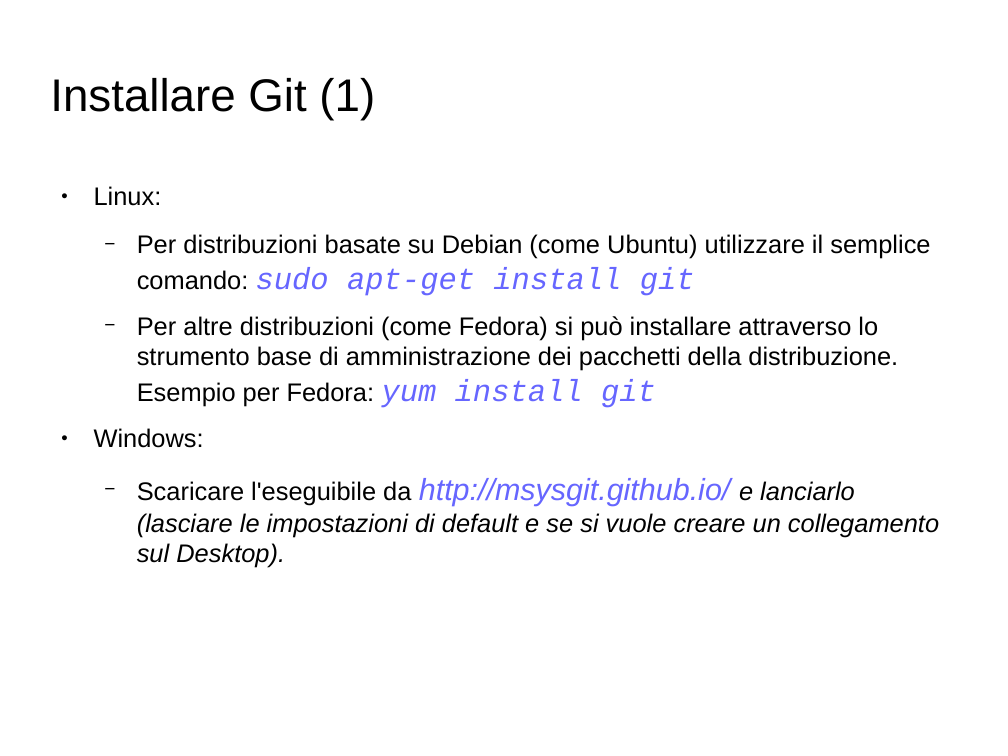
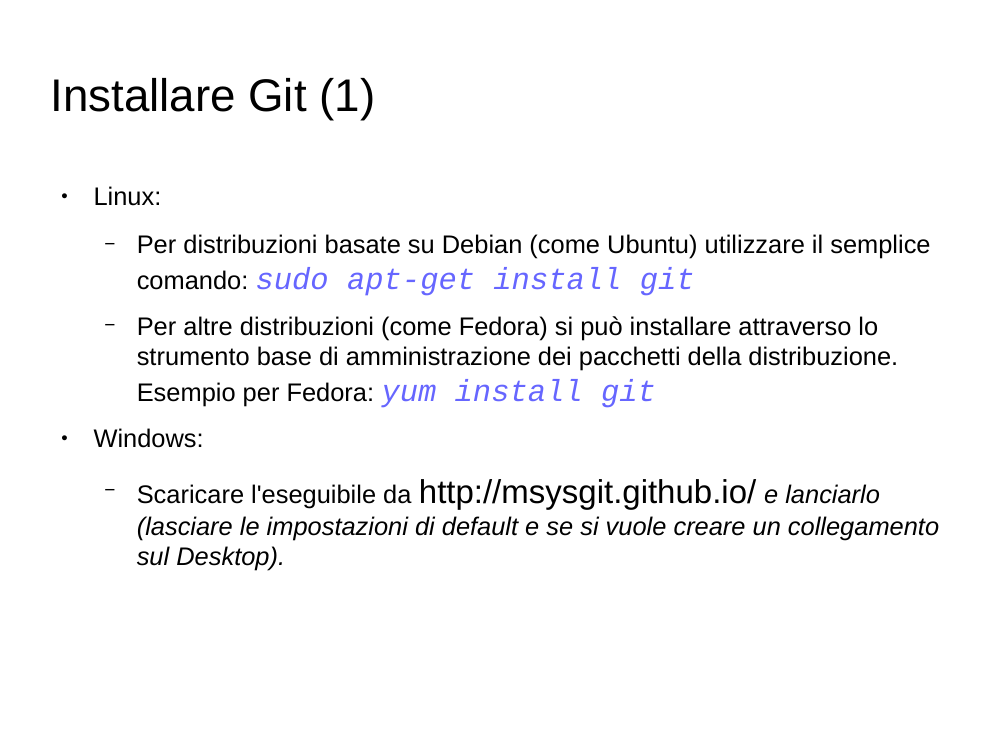
Before and after one commit to GioeleCicchini/Git-Presentation, a slide deck: slide 13 of presentazione git.odp (slide 11 before the commit). Drawn at 1008x756 pixels with LibreOffice and Linux fonts; fonts in the diff are those of the drawing; background and template pictures are left out. Boxes give left, top, right and bottom in pixels: in the first picture for what was removed or moved away, otherwise in the second. Text is boxed around its words. In the diff, an @@ line names an element or a change of style, - is before the commit and + after.

```diff
--- a/presentazione git.odp
+++ b/presentazione git.odp
@@ text at (137,479,939,571): size 24 to 26 pt, text colour #6666FF to #000000, italic off in "http://msysgit.github.io/" @@
```
Also in this commit, not shown: 1 other slide changed, 2 slides added, 2 other files.
